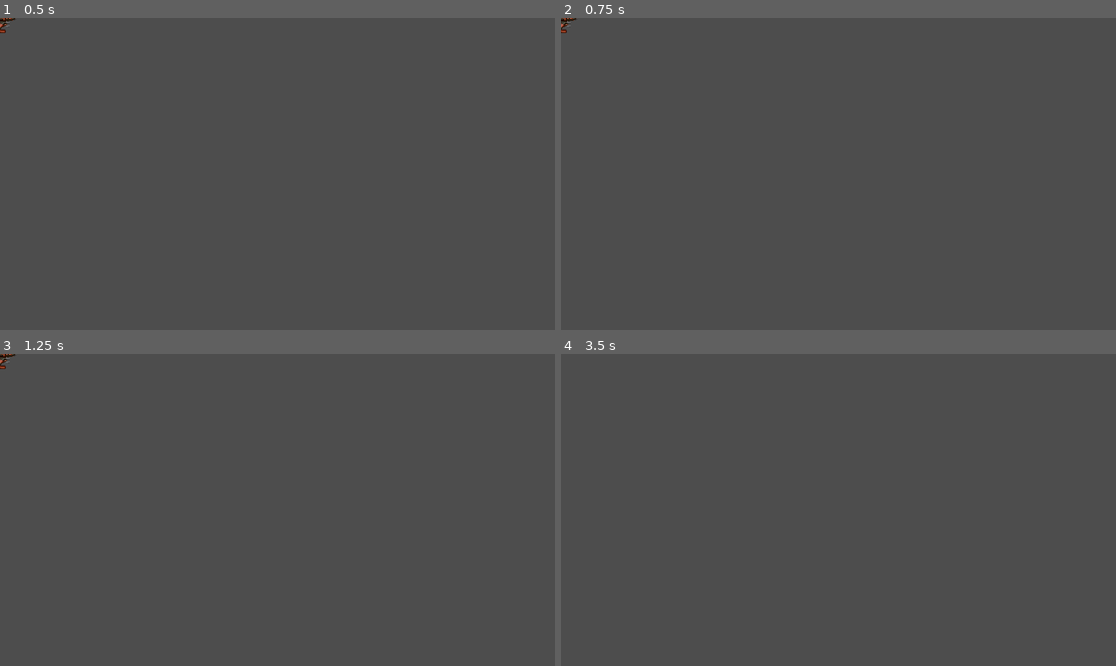
Above: before the commit, frames 1-4 (two rows, left to right).
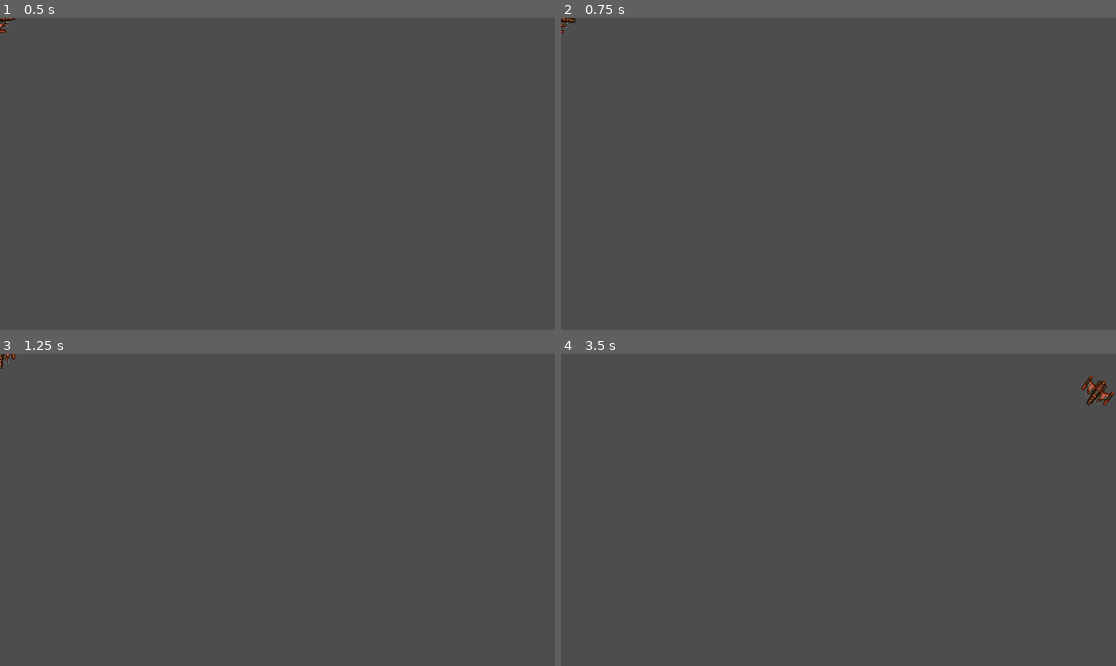
Above: after the commit, the same moments.

Repository: hadongkyoun/space_rocks
Game: Godot game, scene res://Player/player.tscn
Same seed, same stepped clock (60 frames per second), same inputs: the game is played once before the commit and once after it.
Inputs:
- Up to frame 1 (0.5 s): no input
- Up to frame 2 (0.75 s): tap Enter at 0.5 s; hold Right (rotate_right) from 0.53 s (still down)
- Up to frame 3 (1.25 s): keep holding Right (rotate_right)
- Up to frame 4 (3.5 s): tap Space at 1.25 s; release Right (rotate_right) at 1.28 s; hold Left (rotate_left) 1.28-2.03 s; hold Right (rotate_right) 2.03-2.78 s; tap Enter at 2.75 s; hold W (thrust) from 2.78 s (still down)

Frame 1 is identical in both runs. In frame 2, less than 0.1% of the frame differs, in the area x 0-3%, y 0-5%; in frame 3, less than 0.1%; in frame 4, 0.3%, in the area x 93-100%, y 6-17%.

Commit message:
Add wrap system
access to physics_state for no glitch
rb2D not allow to change position.

Screensize will be controled by main scene.

Diff:
--- a/Player/player.gd
+++ b/Player/player.gd
@@ -2,6 +2,9 @@
 
 @export var engine_power = 500
 @export var spin_power = 8000
+
+# For screen wrap
+var screensize = Vector2.ZERO
 
 # Strength of engine
 var thrust = Vector2.ZERO
@@ -13,6 +16,7 @@
 
 func _ready() -> void:
 	change_state(ALIVE)
+	screensize = get_viewport_rect().size
 
 func _process(delta: float) -> void:
 	get_input()
@@ -21,13 +25,19 @@
 	constant_force = thrust
 	constant_torque = rotation_dir * spin_power
 
+func _integrate_forces(physics_state: PhysicsDirectBodyState2D) -> void:
+	var xform = physics_state.transform
+	xform.origin.x = wrapf(xform.origin.x, 0, screensize.x)
+	xform.origin.y = wrapf(xform.origin.y, 0, screensize.y)
+	physics_state.transform = xform
+
 func get_input():
 	thrust = Vector2.ZERO
 	if state in [DEAD, INIT]:
 		return
 	if Input.is_action_pressed("thrust"):
 		thrust = transform.x * engine_power
-	rotation_dir = Input.get_axis("rotate_left", "roate_right")
+	rotation_dir = Input.get_axis("rotate_left", "rotate_right")
 
 func change_state(new_state):
 	match new_state:
